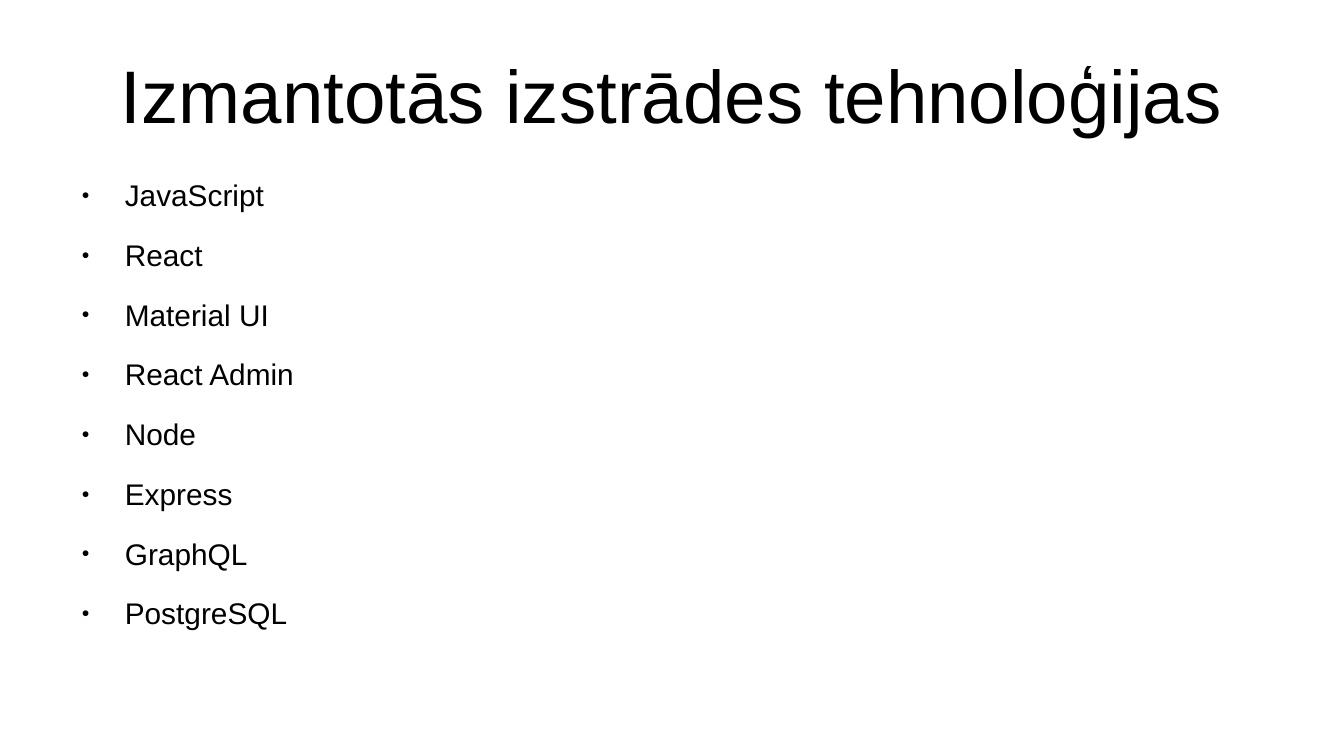
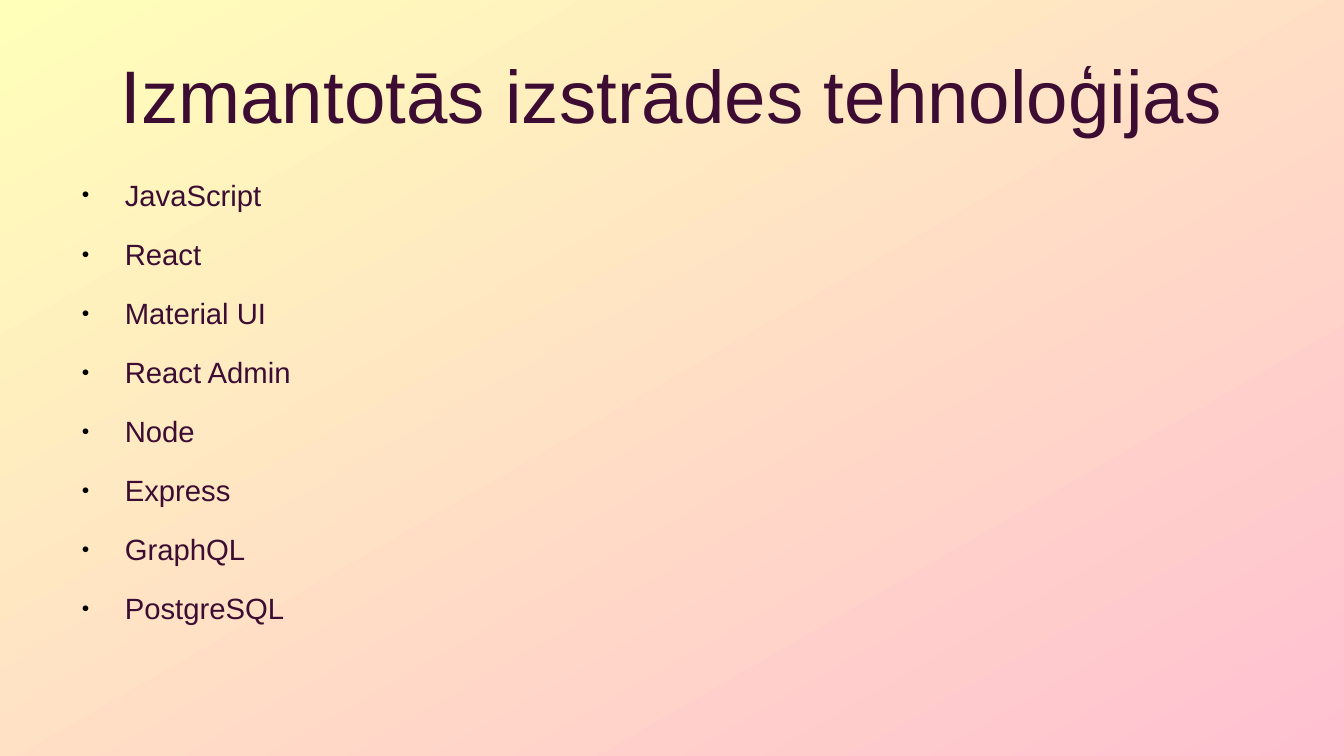
Before and after one commit to rvtprog-kval-21/d41-DenissStrombergs-InternetaVeikalaDatuUzskaitesAutomatizetaSistema, a slide deck: slide 3 of documentation/presentation.pptx. Drawn at 1344x756 pixels with LibreOffice and Linux fonts; fonts in the diff are those of the drawing. Boxes give left, top, right and bottom in pixels: in the first picture for what was removed or moved away, otherwise in the second. Text is boxed around its words. In the diff, an @@ line names an element or a change of style, - is before the commit and + after.

```diff
--- a/documentation/presentation.pptx
+++ b/documentation/presentation.pptx
@@ background #FFFFFF to gradient #FFFFB9 to #FFC0D1 @@
@@ text "Izmantotās izstrādes tehnoloģijas" at <box>121,66,1221,137</box>: text colour #000000 to #3D0C33 @@
@@ text "JavaScript" at <box>125,184,291,625</box>: size 17.6 to 17.3 pt, text colour #000000 to #3D0C33 @@
```
Also in this commit, not shown: 4 other slides changed, 4 slides added, 4 slides removed, 48 other files.
